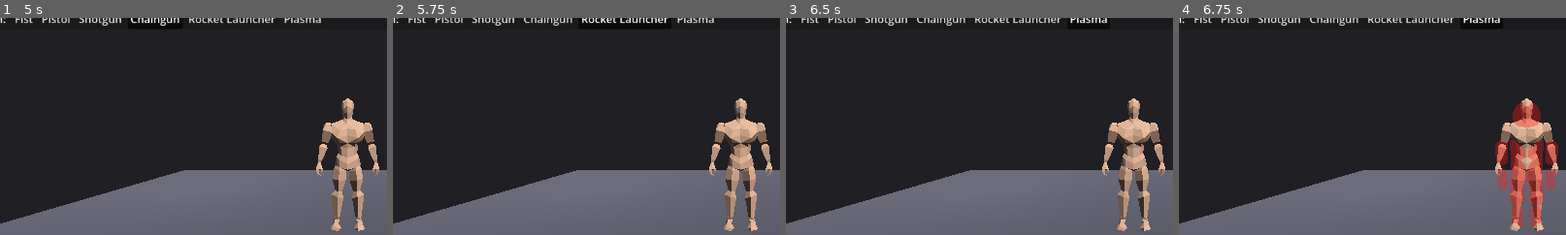
Above: before the commit, frames 1-4 (left to right).
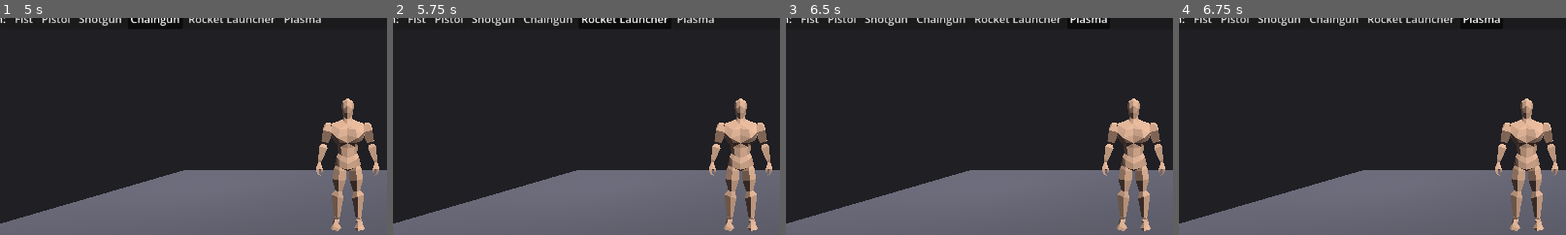
Above: after the commit, the same moments.

Repository: alexnox744-afk/gib-stand
Game: Godot game, scene res://scenes/TestStand.tscn
Two runs of this game, one before a commit and one after it. Both use one fixed random seed, a clock stepped at 60 frames per second and the inputs below.
Inputs:
- Up to frame 1 (5 s): click "Spawn New [R]" at 0.5 s; click "Spawn New [R]" at 1.25 s; click "Fist" at 2 s; click "Pistol" at 2.75 s; click "Shotgun" at 3.5 s; click "Chaingun" at 4.25 s
- Up to frame 2 (5.75 s): click "Rocket Launcher" at 5 s
- Up to frame 3 (6.5 s): click "Plasma" at 5.75 s
- Up to frame 4 (6.75 s): click "Show Hitboxes" at 6.5 s
The pictures show only the part of the screen within x 5-55%, y 2-52%; the shares and areas given below are measured in that part.

Frames 1-3 are identical in both runs. In frame 4, 4.4% of the frame differs, in the area x 81-98%, y 38-97%.

Commit message:
Replace procedural hitboxes with scene-based Area3D scanning
Enemy._build_body() removed entirely. On _ready(), _collect_hitboxes_from_model()
recursively scans _glb_root for Area3D nodes with 'zone' meta, populates
hitbox_nodes and zone_nodes from the scene tree. Debug overlays generated
from CollisionShape3D shapes. All procedural mesh/shape helpers removed.

Co-Authored-By: Claude Opus 4.8 <noreply@anthropic.com>
Claude-Session: https://claude.ai/code/session_013JB6hRmxKWCMDvgayNmaPP

Diff:
--- a/scripts/Enemy.gd
+++ b/scripts/Enemy.gd
@@ -4,18 +4,17 @@
 signal hit_processed(result: Dictionary)
 signal reset_done
 
-# Zone -> Node3D (visual part)
+# Zone -> PhysicalBone3D (позиция для спавна оторванных конечностей)
 var zone_nodes: Dictionary = {}
-# Zone -> Area3D hitbox
+# Zone -> Area3D hitbox (из сцены MaleBody.tscn)
 var hitbox_nodes: Dictionary = {}
-# Zone -> MeshInstance3D translucent hitbox overlay (debug draw)
+# Zone -> MeshInstance3D debug overlay
 var hitbox_debug_nodes: Dictionary = {}
 # Detached limb rigid bodies (spawned on sever)
 var detached_limbs: Array[RigidBody3D] = []
 
 var health: HealthComponent
 var is_ragdoll: bool = false
-var _original_transforms: Dictionary = {}
 var _glb_root: Node3D
 var _skeleton: Skeleton3D
 var _simulator: PhysicalBoneSimulator3D
@@ -31,8 +30,6 @@
 	"thigh_R":     "UpperLeg.R",
 	"shin_R":      "LowerLeg.R",
 }
-
-# Кость-якорь для позиционирования хитбокса каждой зоны
 
 const ZONE_COLORS := {
 	"head": Color(0.9, 0.7, 0.5),
@@ -52,46 +49,8 @@
 	add_child(health)
 	health.zone_severed.connect(_on_zone_severed)
 	health.died.connect(_on_died)
-	_build_body()
-
-func _build_body() -> void:
-	# Torso
-	_add_zone("torso", _box_mesh(Vector3(0.38, 0.48, 0.22), ZONE_COLORS["torso"]),
-		Vector3(0, 0.9, 0), _box_shape(Vector3(0.38, 0.48, 0.22)))
-
-	# Head
-	_add_zone("head", _sphere_mesh(0.16, ZONE_COLORS["head"]),
-		Vector3(0, 1.44, 0), _sphere_shape(0.17))
-
-	# Arms L
-	_add_zone("upper_arm_L", _capsule_mesh(0.075, 0.28, ZONE_COLORS["upper_arm_L"]),
-		Vector3(0.32, 1.0, 0), _capsule_shape(0.075, 0.28))
-	_add_zone("lower_arm_L", _capsule_mesh(0.06, 0.26, ZONE_COLORS["lower_arm_L"]),
-		Vector3(0.32, 0.66, 0), _capsule_shape(0.06, 0.26))
-
-	# Arms R
-	_add_zone("upper_arm_R", _capsule_mesh(0.075, 0.28, ZONE_COLORS["upper_arm_R"]),
-		Vector3(-0.32, 1.0, 0), _capsule_shape(0.075, 0.28))
-	_add_zone("lower_arm_R", _capsule_mesh(0.06, 0.26, ZONE_COLORS["lower_arm_R"]),
-		Vector3(-0.32, 0.66, 0), _capsule_shape(0.06, 0.26))
-
-	# Legs L
-	_add_zone("thigh_L", _capsule_mesh(0.09, 0.36, ZONE_COLORS["thigh_L"]),
-		Vector3(0.13, 0.48, 0), _capsule_shape(0.09, 0.36))
-	_add_zone("shin_L", _capsule_mesh(0.075, 0.32, ZONE_COLORS["shin_L"]),
-		Vector3(0.13, 0.11, 0), _capsule_shape(0.075, 0.32))
-
-	# Legs R
-	_add_zone("thigh_R", _capsule_mesh(0.09, 0.36, ZONE_COLORS["thigh_R"]),
-		Vector3(-0.13, 0.48, 0), _capsule_shape(0.09, 0.36))
-	_add_zone("shin_R", _capsule_mesh(0.075, 0.32, ZONE_COLORS["shin_R"]),
-		Vector3(-0.13, 0.11, 0), _capsule_shape(0.075, 0.32))
-
-	# Save original transforms
-	for zone in zone_nodes:
-		_original_transforms[zone] = zone_nodes[zone].transform
-
 	_attach_model()
+	_collect_hitboxes_from_model()
 
 func _attach_model() -> void:
 	var packed: PackedScene = load("res://scenes/MaleBody.tscn") as PackedScene
@@ -111,130 +70,104 @@
 	skin_mat.roughness = 0.85
 	_apply_material_recursive(_glb_root, skin_mat)
 
-func _find_simulator(node: Node) -> PhysicalBoneSimulator3D:
-	if node is PhysicalBoneSimulator3D:
-		return node as PhysicalBoneSimulator3D
-	for child in node.get_children():
-		var found := _find_simulator(child)
-		if found != null:
-			return found
-	return null
-
-func _find_skeleton(node: Node) -> Skeleton3D:
-	if node is Skeleton3D:
-		return node as Skeleton3D
-	for child in node.get_children():
-		var found := _find_skeleton(child)
-		if found != null:
-			return found
-	return null
-
-func _apply_material_recursive(node: Node, mat: StandardMaterial3D) -> void:
-	if node is MeshInstance3D:
-		(node as MeshInstance3D).material_override = mat
-	for child in node.get_children():
-		_apply_material_recursive(child, mat)
-
-func _collapse_bone(zone: String) -> void:
-	if _skeleton == null or not ZONE_TO_BONE.has(zone):
-		return
-	var bone_name: String = str(ZONE_TO_BONE[zone])
-	var bone_idx := _skeleton.find_bone(bone_name)
-	if bone_idx < 0:
-		return
-	_skeleton.set_bone_pose_scale(bone_idx, Vector3.ZERO)
-
-func _restore_all_bones() -> void:
-	if _skeleton == null:
-		return
-	for i in _skeleton.get_bone_count():
-		_skeleton.reset_bone_pose(i)
-
-func _add_zone(zone_name: String, mesh_inst: MeshInstance3D, pos: Vector3, col_shape: CollisionShape3D) -> void:
-	var pivot := Node3D.new()
-	pivot.name = zone_name
-	pivot.position = pos
-	add_child(pivot)
-	mesh_inst.visible = false  # OBJ model is the visual; primitives are hitbox scaffolding only
-	pivot.add_child(mesh_inst)
-
-	var area := Area3D.new()
-	area.name = zone_name + "_hitbox"
-	area.set_meta("zone", zone_name)
-	area.collision_layer = 2
-	area.collision_mask = 0
-	area.add_child(col_shape)
-	pivot.add_child(area)
-
-	# Translucent debug overlay of the hitbox (hidden by default)
+func _collect_hitboxes_from_model() -> void:
+	if _glb_root == null:
+		return
+	_scan_node_for_hitboxes(_glb_root)
+
+func _scan_node_for_hitboxes(node: Node) -> void:
+	if node is Area3D and node.has_meta("zone"):
+		var zone: String = str(node.get_meta("zone"))
+		var area := node as Area3D
+		area.collision_layer = 2
+		area.collision_mask = 0
+		hitbox_nodes[zone] = area
+		if node.get_parent() is Node3D:
+			zone_nodes[zone] = node.get_parent() as Node3D
+		var dbg := _make_debug_overlay(area)
+		if dbg != null:
+			area.add_child(dbg)
+			hitbox_debug_nodes[zone] = dbg
+	for child in node.get_children():
+		_scan_node_for_hitboxes(child)
+
+func _make_debug_overlay(area: Area3D) -> MeshInstance3D:
+	var cs: CollisionShape3D = null
+	for child in area.get_children():
+		if child is CollisionShape3D:
+			cs = child as CollisionShape3D
+			break
+	if cs == null or cs.shape == null:
+		return null
 	var dbg := MeshInstance3D.new()
-	dbg.mesh = mesh_inst.mesh
-	dbg.scale = Vector3(1.08, 1.08, 1.08)
 	var dbg_mat := StandardMaterial3D.new()
 	dbg_mat.albedo_color = Color(1.0, 0.1, 0.1, 0.35)
 	dbg_mat.transparency = BaseMaterial3D.TRANSPARENCY_ALPHA
 	dbg_mat.shading_mode = BaseMaterial3D.SHADING_MODE_UNSHADED
 	dbg.material_override = dbg_mat
+	dbg.cast_shadow = GeometryInstance3D.SHADOW_CASTING_SETTING_OFF
 	dbg.visible = false
-	pivot.add_child(dbg)
-
-	zone_nodes[zone_name] = pivot
-	hitbox_nodes[zone_name] = area
-	hitbox_debug_nodes[zone_name] = dbg
-
-func _box_mesh(size: Vector3, color: Color) -> MeshInstance3D:
-	var mi := MeshInstance3D.new()
-	var bm := BoxMesh.new()
-	bm.size = size
-	mi.mesh = bm
-	mi.material_override = _mat(color)
-	return mi
-
-func _sphere_mesh(r: float, color: Color) -> MeshInstance3D:
-	var mi := MeshInstance3D.new()
-	var sm := SphereMesh.new()
-	sm.radius = r
-	sm.height = r * 2
-	mi.mesh = sm
-	mi.material_override = _mat(color)
-	return mi
-
-func _capsule_mesh(r: float, h: float, color: Color) -> MeshInstance3D:
-	var mi := MeshInstance3D.new()
-	var cm := CapsuleMesh.new()
-	cm.radius = r
-	cm.height = h
-	mi.mesh = cm
-	mi.material_override = _mat(color)
-	return mi
-
-func _mat(color: Color) -> StandardMaterial3D:
-	var m := StandardMaterial3D.new()
-	m.albedo_color = color
-	m.roughness = 0.8
-	return m
-
-func _box_shape(size: Vector3) -> CollisionShape3D:
-	var cs := CollisionShape3D.new()
-	var bs := BoxShape3D.new()
-	bs.size = size
-	cs.shape = bs
-	return cs
-
-func _sphere_shape(r: float) -> CollisionShape3D:
-	var cs := CollisionShape3D.new()
-	var sp := SphereShape3D.new()
-	sp.radius = r
-	cs.shape = sp
-	return cs
-
-func _capsule_shape(r: float, h: float) -> CollisionShape3D:
-	var cs := CollisionShape3D.new()
-	var cap := CapsuleShape3D.new()
-	cap.radius = r
-	cap.height = h
-	cs.shape = cap
-	return cs
+	var shape := cs.shape
+	if shape is CapsuleShape3D:
+		var cap := shape as CapsuleShape3D
+		var m := CapsuleMesh.new()
+		m.radius = cap.radius
+		m.height = cap.height
+		dbg.mesh = m
+	elif shape is BoxShape3D:
+		var box := shape as BoxShape3D
+		var m := BoxMesh.new()
+		m.size = box.size
+		dbg.mesh = m
+	elif shape is SphereShape3D:
+		var sph := shape as SphereShape3D
+		var m := SphereMesh.new()
+		m.radius = sph.radius
+		m.height = sph.radius * 2.0
+		dbg.mesh = m
+	else:
+		return null
+	dbg.transform = cs.transform
+	return dbg
+
+func _find_simulator(node: Node) -> PhysicalBoneSimulator3D:
+	if node is PhysicalBoneSimulator3D:
+		return node as PhysicalBoneSimulator3D
+	for child in node.get_children():
+		var found := _find_simulator(child)
+		if found != null:
+			return found
+	return null
+
+func _find_skeleton(node: Node) -> Skeleton3D:
+	if node is Skeleton3D:
+		return node as Skeleton3D
+	for child in node.get_children():
+		var found := _find_skeleton(child)
+		if found != null:
+			return found
+	return null
+
+func _apply_material_recursive(node: Node, mat: StandardMaterial3D) -> void:
+	if node is MeshInstance3D:
+		(node as MeshInstance3D).material_override = mat
+	for child in node.get_children():
+		_apply_material_recursive(child, mat)
+
+func _collapse_bone(zone: String) -> void:
+	if _skeleton == null or not ZONE_TO_BONE.has(zone):
+		return
+	var bone_name: String = str(ZONE_TO_BONE[zone])
+	var bone_idx := _skeleton.find_bone(bone_name)
+	if bone_idx < 0:
+		return
+	_skeleton.set_bone_pose_scale(bone_idx, Vector3.ZERO)
+
+func _restore_all_bones() -> void:
+	if _skeleton == null:
+		return
+	for i in _skeleton.get_bone_count():
+		_skeleton.reset_bone_pose(i)
 
 func apply_hit(zone: String, _shot_dir: Vector3, weapon: WeaponData) -> Dictionary:
 	var result := health.apply_damage(zone, weapon.damage, weapon.sever_power)
@@ -252,21 +185,16 @@
 		var dist: float = zone_node.global_position.distance_to(hit_pos)
 		if dist <= weapon.splash_radius:
 			var falloff: float = 1.0 - (dist / weapon.splash_radius)
-			var d: float = weapon.splash_damage * falloff
-			health.apply_damage(zone, d, weapon.sever_power)
+			health.apply_damage(zone, weapon.splash_damage * falloff, weapon.sever_power)
 
 func _on_zone_severed(zone: String) -> void:
 	var node: Node3D = zone_nodes.get(zone)
 	if node == null:
 		return
 
-	# Hide the zone and dependents, disable their hitboxes
 	var to_hide := _get_dependent_zones(zone)
 	to_hide.append(zone)
 	for z in to_hide:
-		var zn: Node3D = zone_nodes.get(z)
-		if zn:
-			zn.visible = false
 		var hb: Area3D = hitbox_nodes.get(z)
 		if hb:
 			hb.collision_layer = 0
@@ -275,7 +203,6 @@
 			dbg.visible = false
 		_collapse_bone(z)
 
-	# Spawn detached limb rigid body (position only valid once in tree)
 	var rb := _spawn_detached_limb(zone)
 	get_parent().add_child(rb)
 	rb.global_position = node.global_position
@@ -324,10 +251,8 @@
 
 func _on_died(overkill: bool) -> void:
 	if overkill:
-		# Hide entire body; gibs handled by TestStand
 		visible = false
 	else:
-		# Simple ragdoll sim: tilt the body
 		is_ragdoll = true
 		_do_ragdoll_fall()
 
@@ -340,20 +265,15 @@
 	if _simulator != null and is_ragdoll:
 		_simulator.physical_bones_stop_simulation()
 
-	# Remove detached limbs
 	for rb in detached_limbs:
 		if is_instance_valid(rb):
 			rb.queue_free()
 	detached_limbs.clear()
 
-	# Restore visibility, hitboxes, and skeleton pose
-	for zone in zone_nodes:
-		zone_nodes[zone].visible = true
 	for zone in hitbox_nodes:
 		hitbox_nodes[zone].collision_layer = 2
 	_restore_all_bones()
 
-	# Restore position/rotation
 	rotation = Vector3.ZERO
 	position = Vector3.ZERO
 	visible = true
